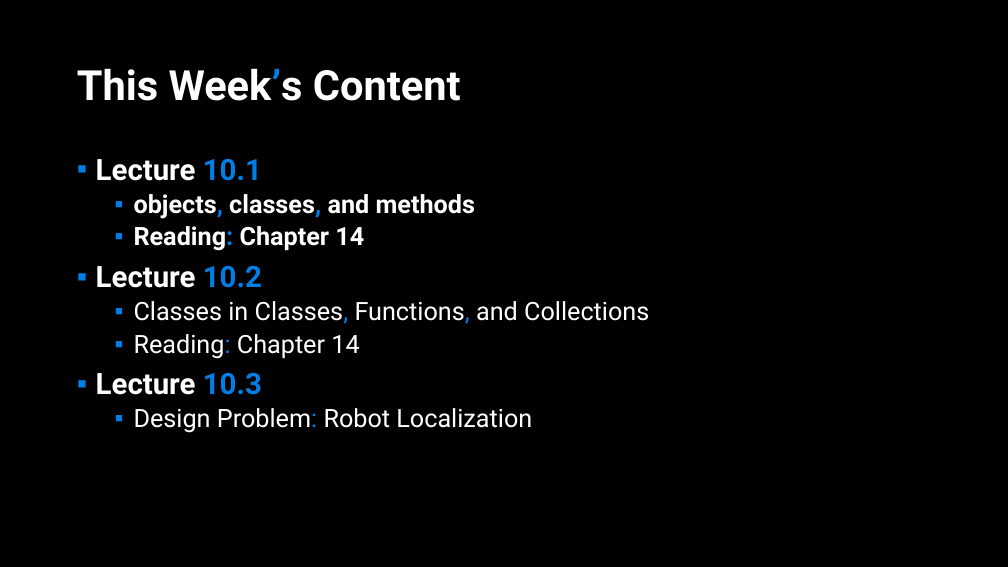
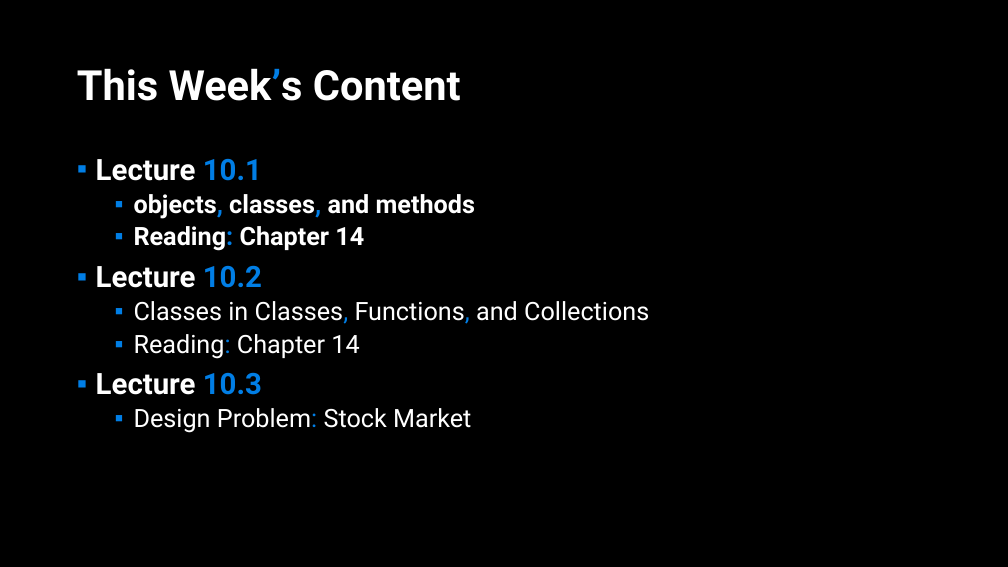
Before and after one commit to APS106/APS106-winter-2023-kinsella-goodfellow, a slide deck: slide 2 of lectures/week10/lecture1/slides/week10_lecture1.pptx. Drawn at 1008x567 pixels with LibreOffice and Linux fonts; fonts in the diff are those of the drawing; background and template pictures are left out. Boxes give left, top, right and bottom in pixels: in the first picture for what was removed or moved away, otherwise in the second. Text is boxed around its words. In the diff, an @@ line names an element or a change of style, - is before the commit and + after.

Commit message:
- week10 content

```diff
--- a/lectures/week10/lecture1/slides/week10_lecture1.pptx
+++ b/lectures/week10/lecture1/slides/week10_lecture1.pptx
@@ text at (134, 408, 471, 433): text changed @@
-  ▪ Design Problem: Robot Localization
+  ▪ Design Problem: Stock Market
```
Also in this commit, not shown: 4 other files.
